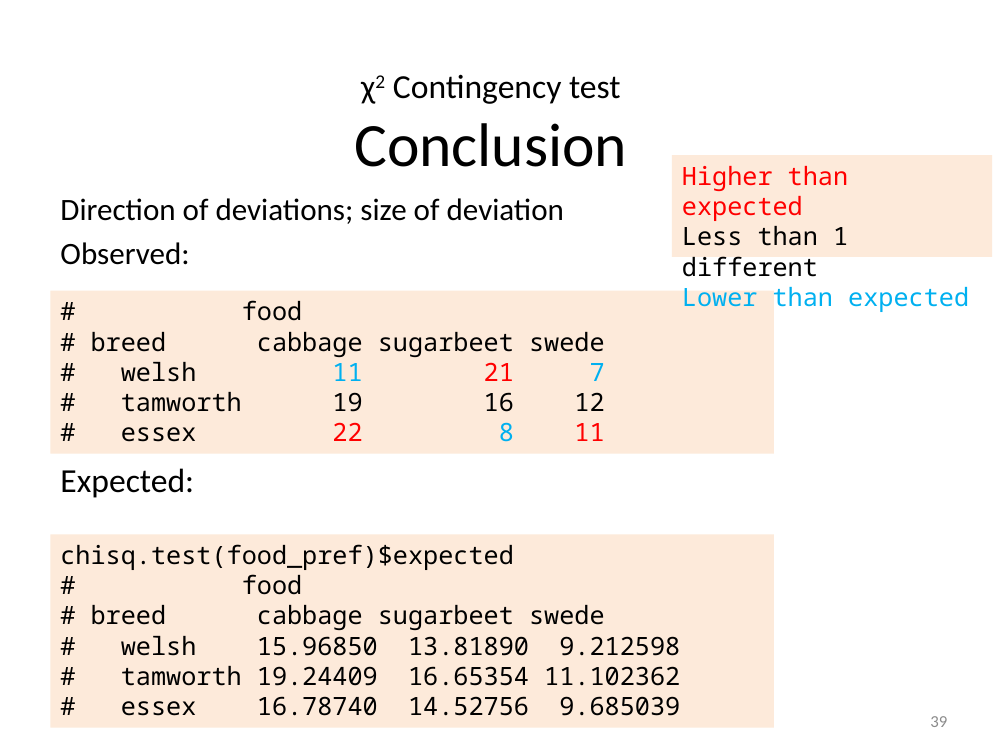
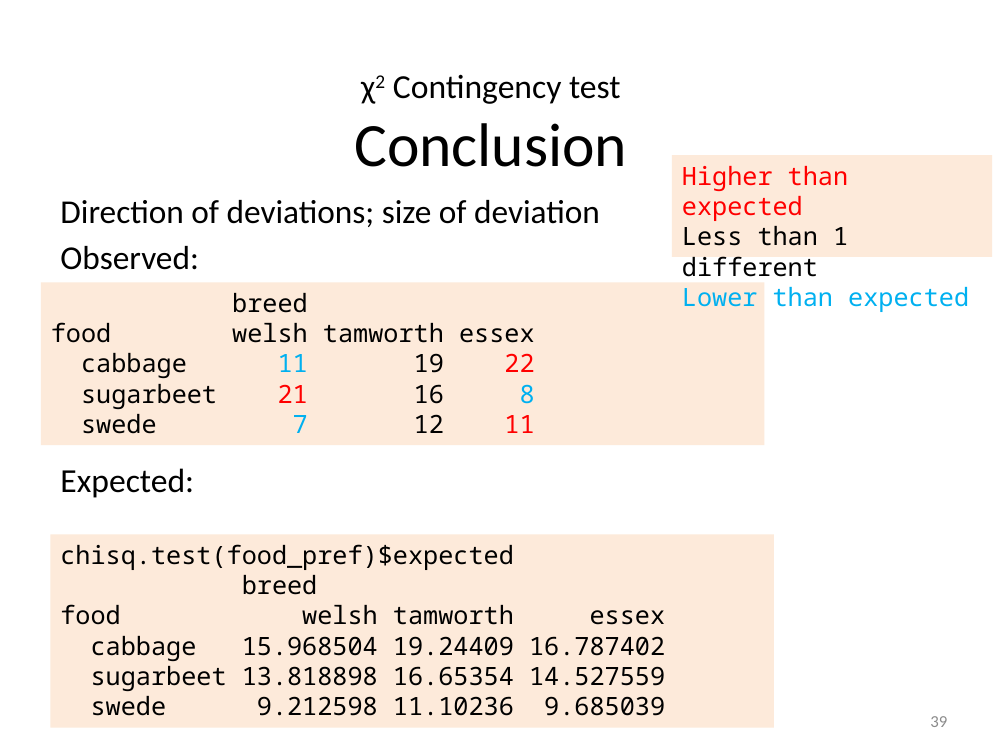
Before and after one commit to 3mmaRand/BIO00017C-Data-Analysis-in-R-2020, a slide deck: slide 39 of slides/09-chi-squared.pptx. Drawn at 1008x756 pixels with LibreOffice and Linux fonts; fonts in the diff are those of the drawing. Boxes give left, top, right and bottom in pixels: in the first picture for what was removed or moved away, otherwise in the second. Text is boxed around its words. In the diff, an @@ line names an element or a change of style, - is before the commit and + after.

```diff
--- a/slides/09-chi-squared.pptx
+++ b/slides/09-chi-squared.pptx
@@ text "Direction of deviations; size of ..." at [60, 200, 600, 270]: size 22.2 to 23.8 pt @@
@@ rectangle "breed": place and size @@
-rectangle "breed" at [50, 290, 774, 454]
+rectangle "breed" at [41, 282, 765, 446]
@@ text in rectangle at [51, 293, 535, 434]: text changed @@
-# food
-# breed cabbage sugarbeet swede
-# welsh 11 21 7
-# tamworth 19 16 12
-# essex 22 8 11
+breed
+food welsh tamworth essex
+cabbage 11 19 22
+sugarbeet 21 16 8
+swede 7 12 11
@@ text in rectangle at [60, 575, 666, 716]: text changed @@
-# food
-# breed cabbage sugarbeet swede
-# welsh 15.96850 13.81890 9.212598
-# tamworth 19.24409 16.65354 11.102362
-# essex 16.78740 14.52756 9.685039
+breed
+food welsh tamworth essex
+cabbage 15.968504 19.24409 16.787402
+sugarbeet 13.818898 16.65354 14.527559
+swede 9.212598 11.10236 9.685039
```
Also in this commit, not shown: 8 other slides changed, 5 other files.
